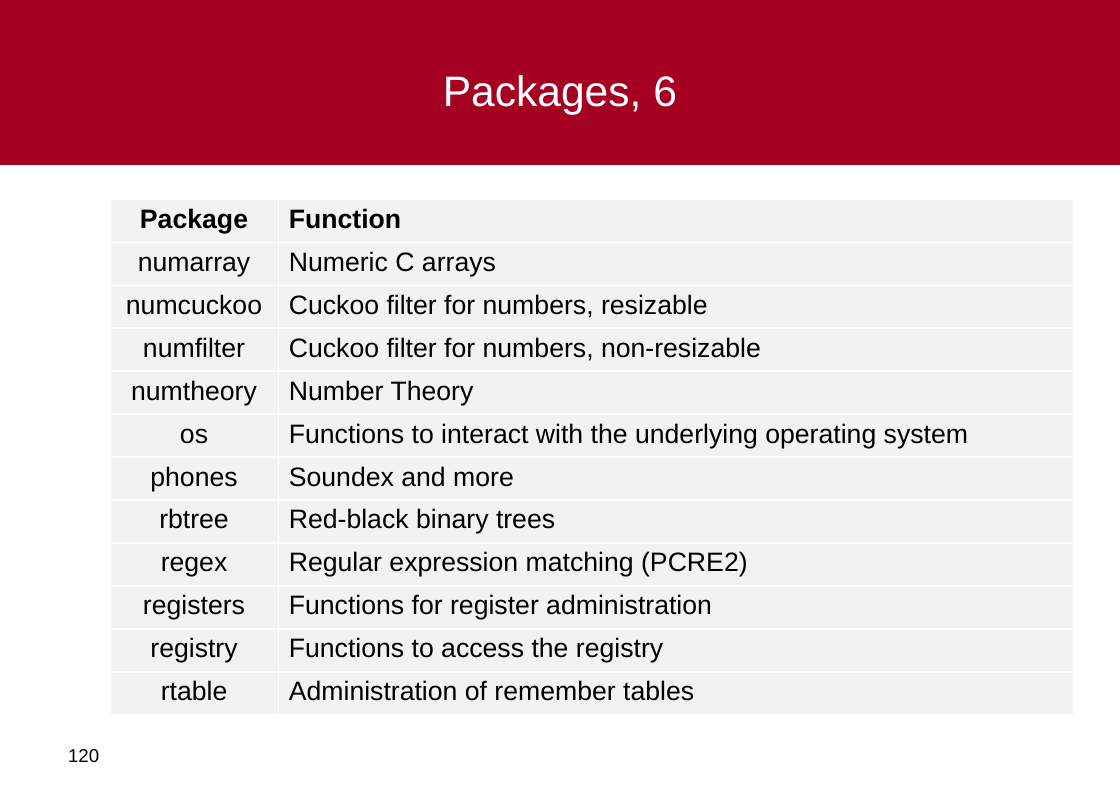
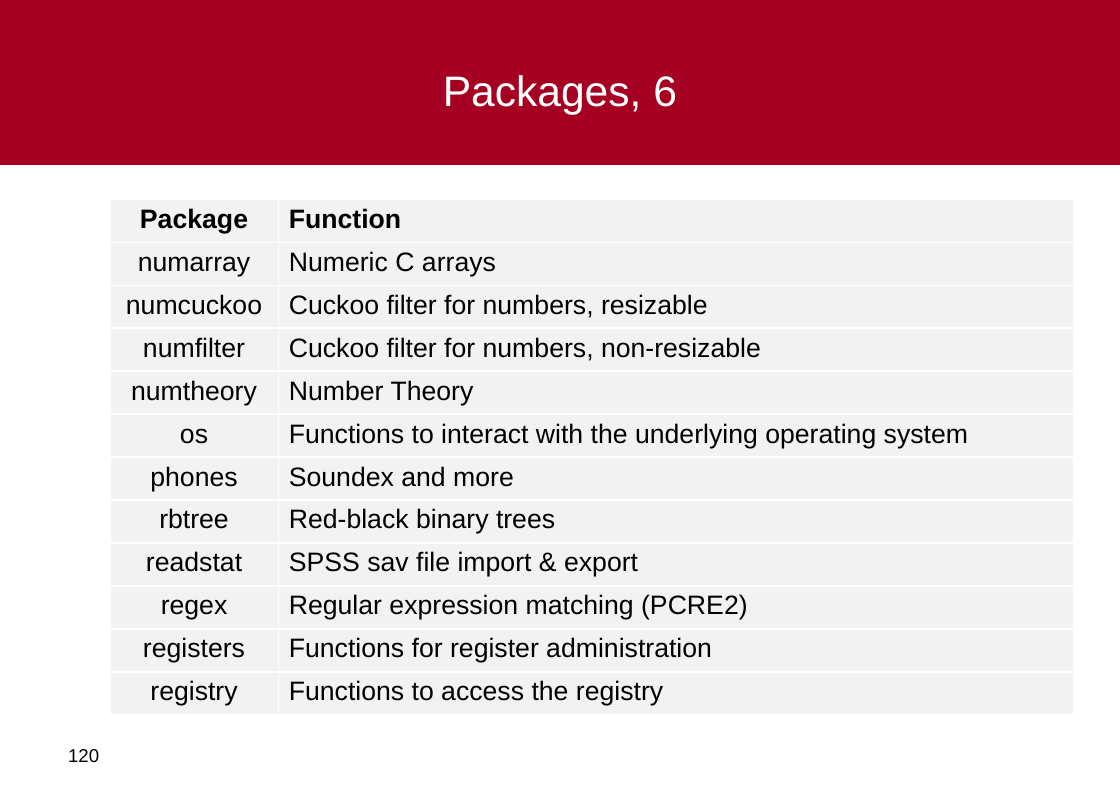
Before and after one commit to al-agena/Agena, a slide deck: slide 120 of doc/agena-crashcourse.ppt. Drawn at 1120x792 pixels with LibreOffice and Linux fonts; fonts in the diff are those of the drawing; background and template pictures are left out. Boxes give left, top, right and bottom in pixels: in the first picture for what was removed or moved away, otherwise in the second. Text is boxed around its words. In the diff, an @@ line names an element or a change of style, - is before the commit and + after.

```diff
--- a/doc/agena-crashcourse.ppt
+++ b/doc/agena-crashcourse.ppt
@@ table at (110, 199, 1073, 712) @@
+row 9: readstat | SPSS sav file import & export
-row 12: rtable | Administration of remember tables
```
Also in this commit, not shown: 2 other slides changed, 6 other files.
